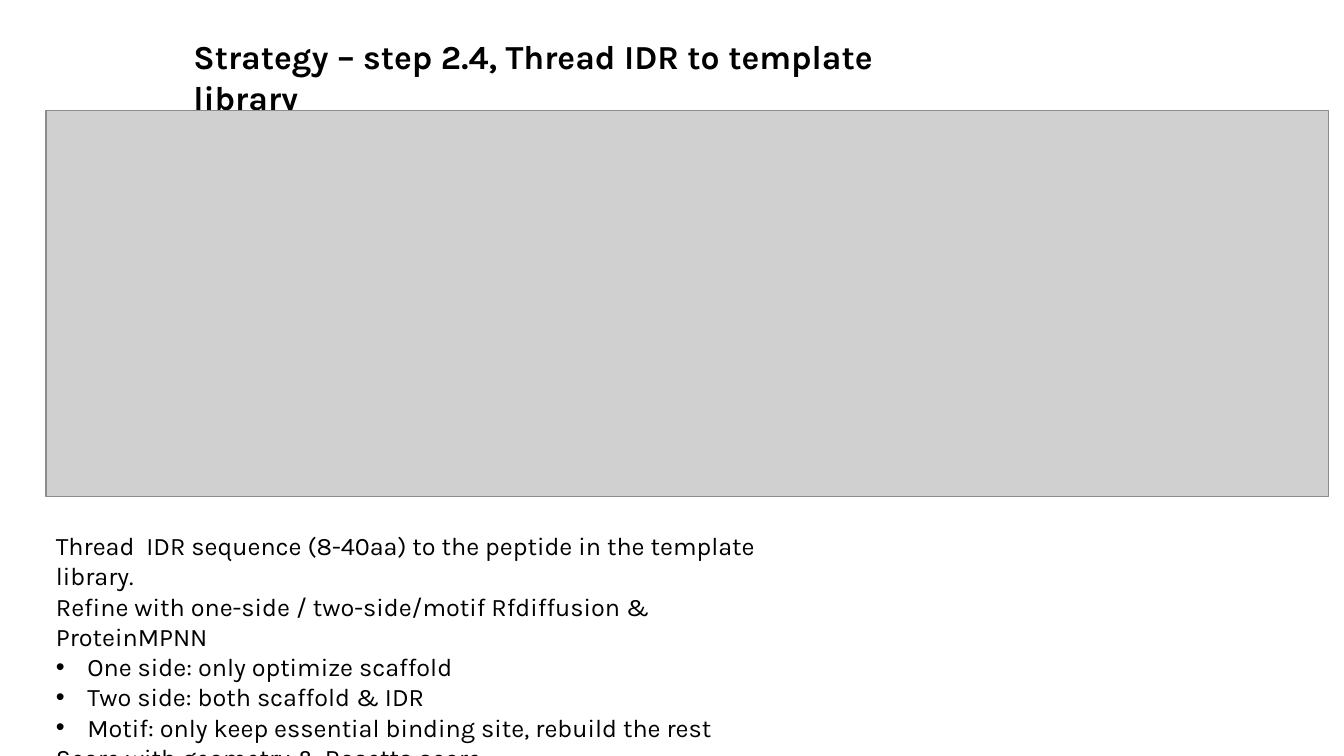
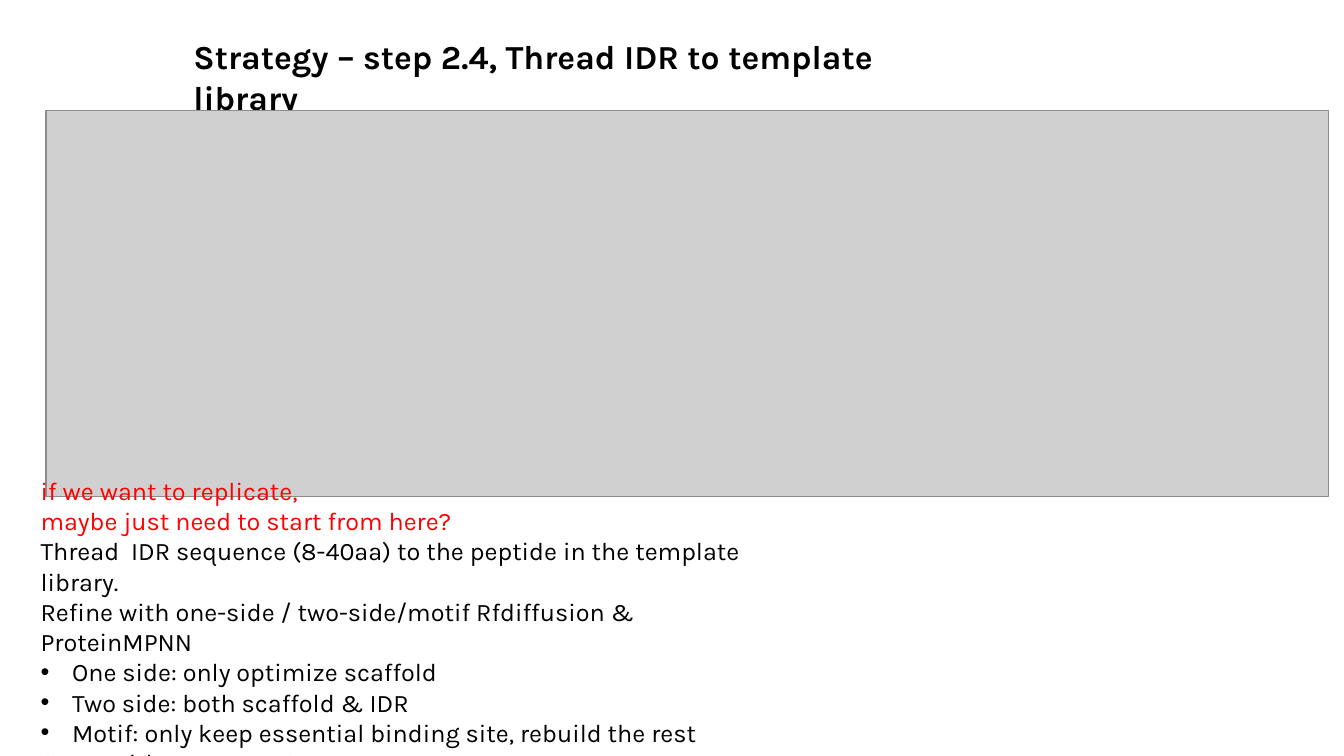
Before and after one commit to WenyueDai/Journal-club, a slide deck: slide 15 of 20250803_IDR_eva.pptx. Drawn at 1344x756 pixels with LibreOffice and Linux fonts; fonts in the diff are those of the drawing; grey boxes stand for pictures. Boxes give left, top, right and bottom in pixels: in the first picture for what was removed or moved away, otherwise in the second. Text is boxed around its words. In the diff, an @@ line names an element or a change of style, - is before the commit and + after.

Commit message:
minor change

```diff
--- a/20250803_IDR_eva.pptx
+++ b/20250803_IDR_eva.pptx
@@ text "if we want to replicate,": place and size @@
-text "if we want to replicate," at [56,537,755,743]
+text "if we want to replicate," at [41,477,739,748]
@@ text at [41,477,452,537]: paragraphs added @@
+if we want to replicate,
+maybe just need to start from here?
```
Also in this commit, not shown: 1 other slide changed.
